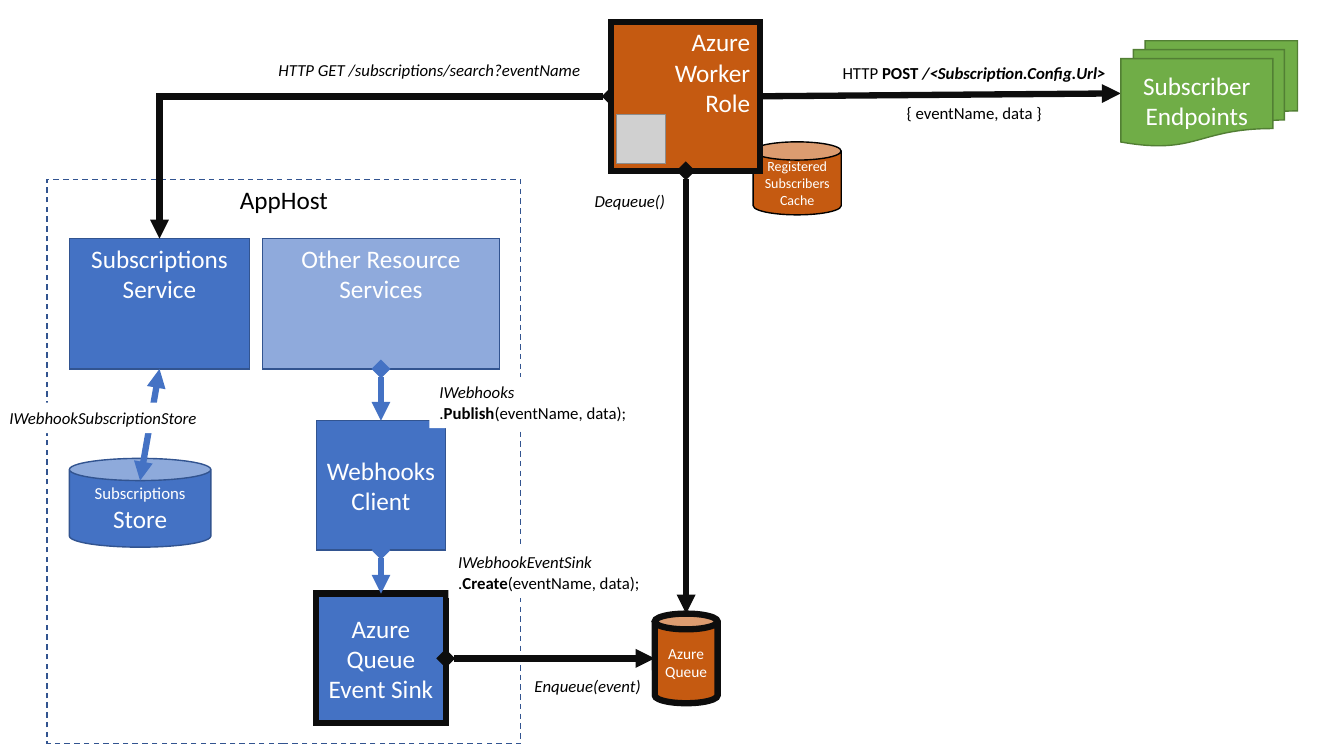
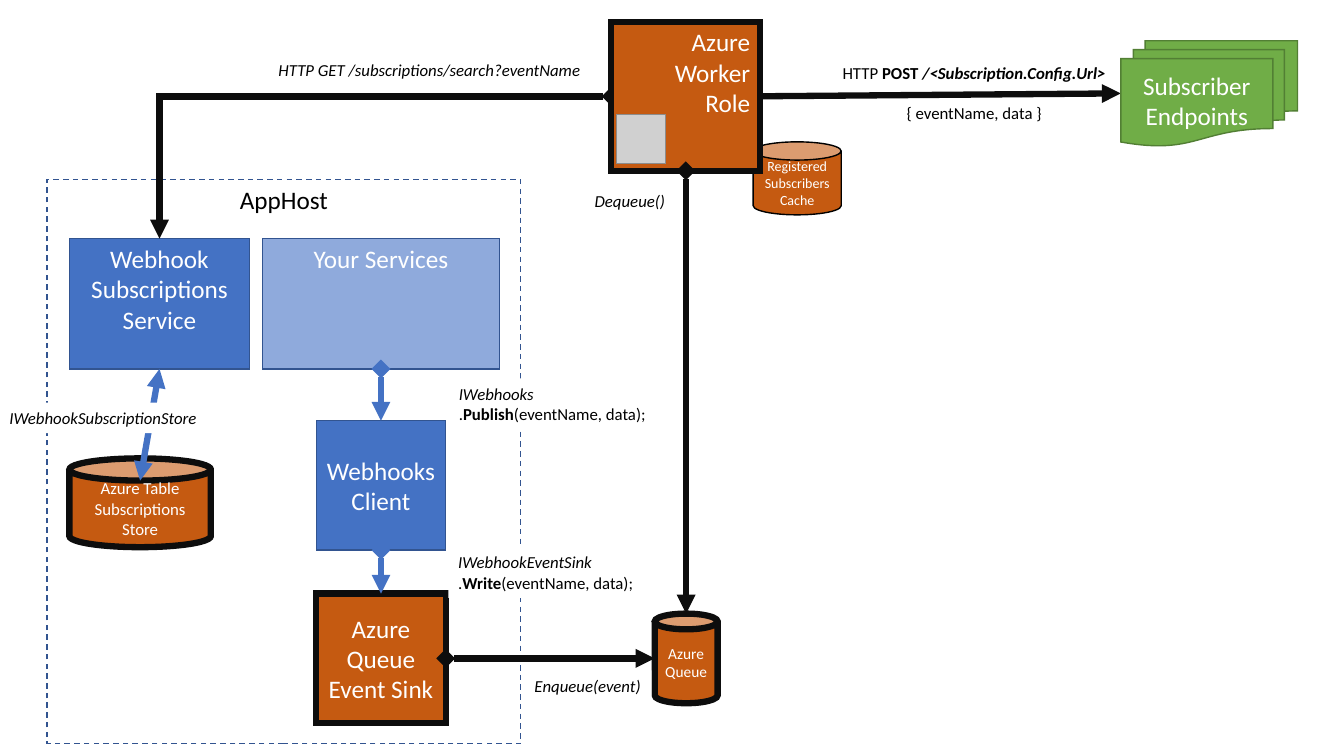
Before and after one commit to jezzsantos/ServiceStack.Webhooks, a slide deck: slide 3 of docs/images/Webhooks.pptx (slide 2 before the commit). Drawn at 1344x756 pixels with LibreOffice and Linux fonts; fonts in the diff are those of the drawing; grey boxes stand for pictures. Boxes give left, top, right and bottom in pixels: in the first picture for what was removed or moved away, otherwise in the second. Text is boxed around its words. In the diff, an @@ line names an element or a change of style, - is before the commit and + after.

```diff
--- a/docs/images/Webhooks.pptx
+++ b/docs/images/Webhooks.pptx
@@ text in rectangle at (110,250,208,268): paragraph added @@
+Webhook
@@ text in rectangle at (314,251,448,268): text changed @@
-Other Resource
-Services
+Your Services
@@ text "IWebhooks": place and size @@
-text "IWebhooks" at (439,386,627,421)
+text "IWebhooks" at (459,388,646,422)
@@ cylinder "Azure Table" at (70,459,211,547): fill #4472C4 to #C55A11; outline #325491 1 pt to #0D0D0D 4.5 pt @@
@@ text in cylinder at (101,481,179,494): paragraph added @@
+Azure Table
@@ text in cylinder at (122,524,158,535): size 18 to 12 pt in "Store" @@
@@ rectangle "Azure" at (317,594,446,723): fill #4472C4 to #C55A11 @@
@@ text at (458,577,633,591): text changed @@
-.Create(eventName, data);
+.Write(eventName, data);
```
Also in this commit, not shown: 1 other slide changed, 1 slide added, 6 other files.
